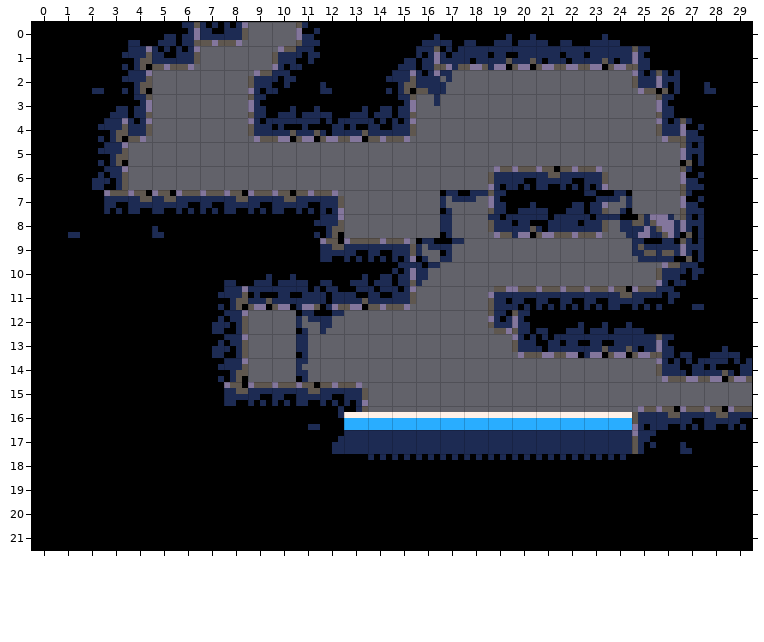
Tiled map -- data/maps/room02.tmx. Above, as it was before the edit.
Cells are 8x8 px. Shown: x 0..29, y 0..21.
The result:
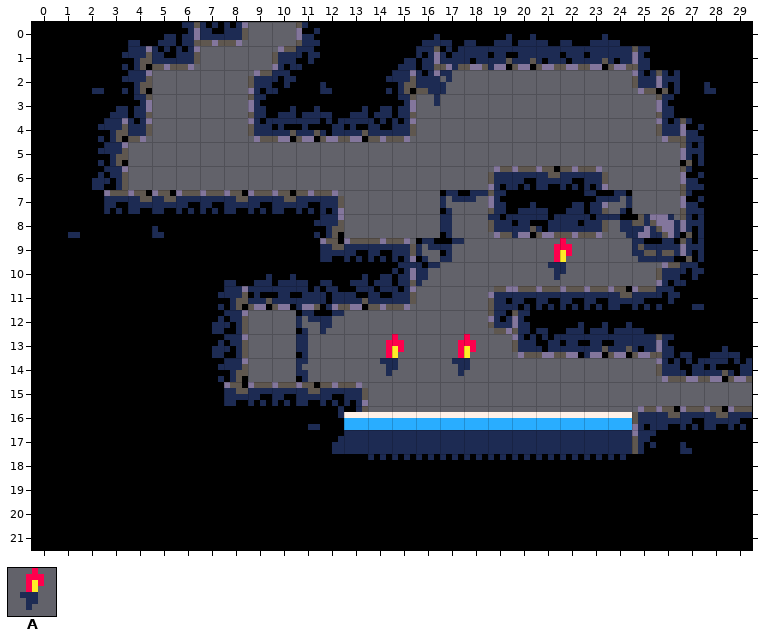
Key: from "tileset": A 39 "heat".
_ is an empty cell.
Message: update a bunch of rooms
The exact change:
Layer "Tiles":
Tile A now appears in row 10 at x 21; in row 14 at x 14 and 17.
Pixel boxes of the changes (left, top, right, bottom) in both pictures:
added: (548, 238, 572, 280)
added: (380, 334, 404, 376)
added: (452, 334, 476, 376)
